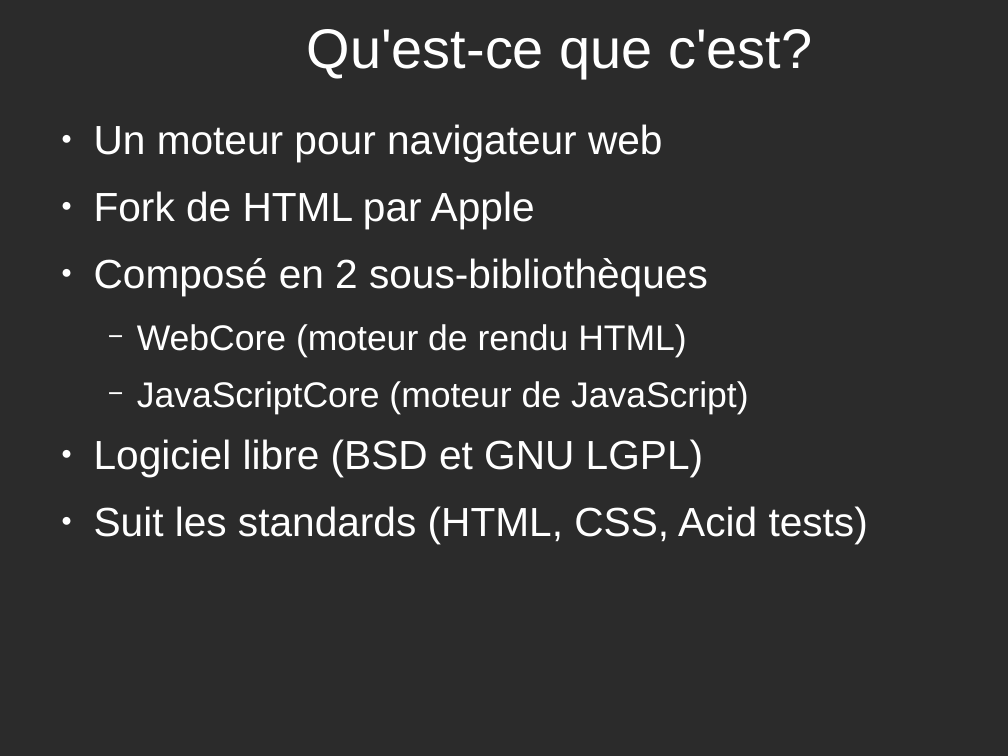
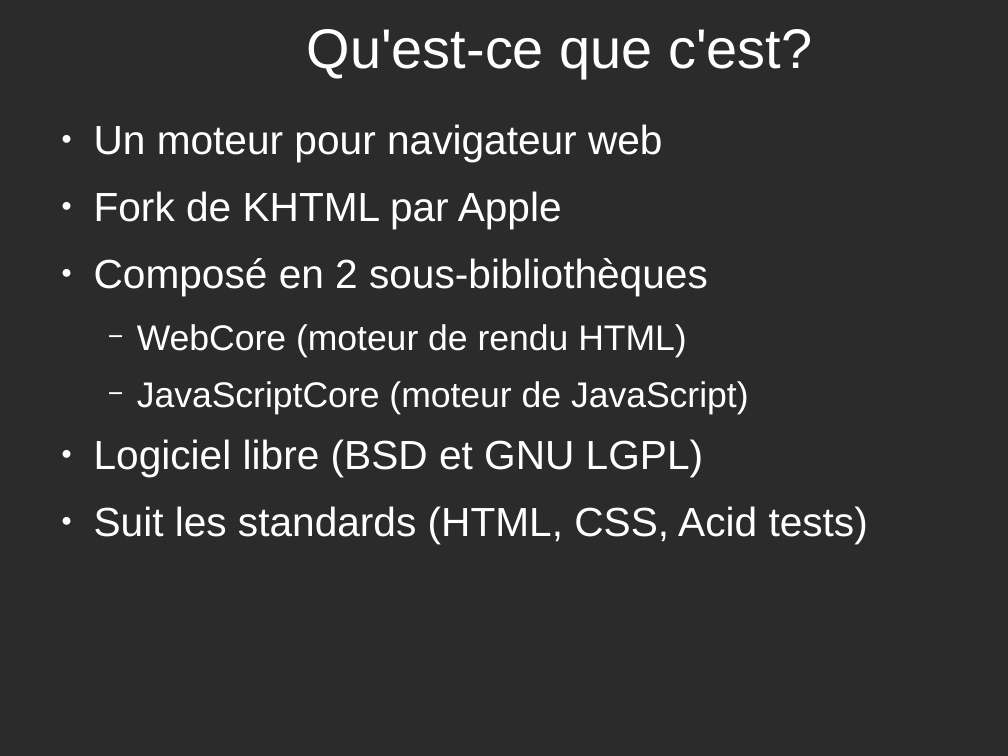
Before and after one commit to potyl/Webkit, a slide deck: slide 2 of WebKit-fr.odp. Drawn at 1008x756 pixels with LibreOffice and Linux fonts; fonts in the diff are those of the drawing; background and template pictures are left out; a plain dark background stands for a picture behind light text. Boxes give left, top, right and bottom in pixels: in the first picture for what was removed or moved away, otherwise in the second. Text is boxed around its words. In the diff, an @@ line names an element or a change of style, - is before the commit and + after.

```diff
--- a/WebKit-fr.odp
+++ b/WebKit-fr.odp
@@ text at bbox=[94, 191, 562, 229]: text changed @@
-● Fork de HTML par Apple
+● Fork de KHTML par Apple
```
Also in this commit, not shown: 2 other slides changed.
